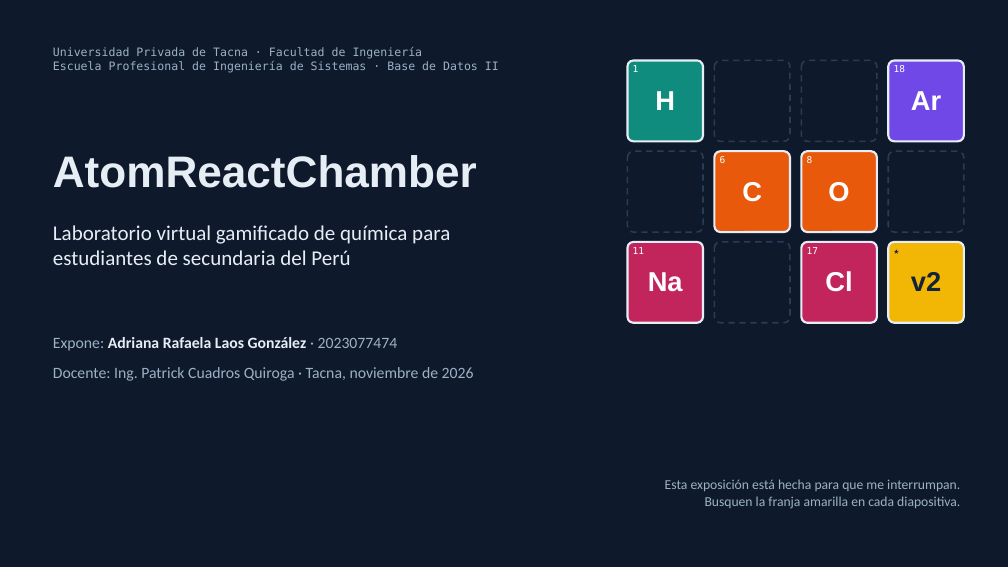
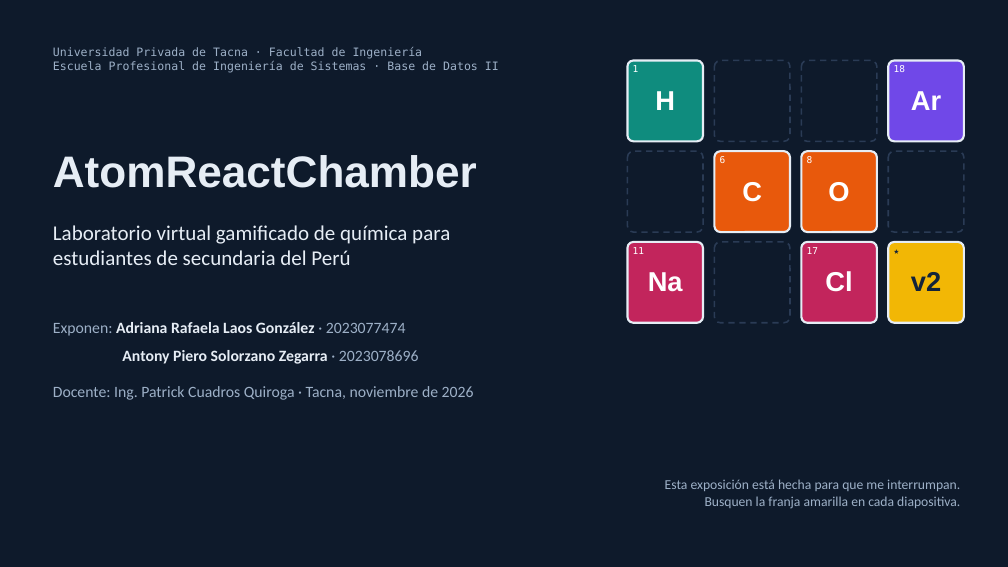
Before and after one commit to Laos19/Demov0.1AtomReactChamber, a slide deck: slide 1 of docs/presentacion/AtomReactChamber-presentacion.pptx. Drawn at 1008x567 pixels with LibreOffice and Linux fonts; fonts in the diff are those of the drawing. Boxes give left, top, right and bottom in pixels: in the first picture for what was removed or moved away, otherwise in the second. Text is boxed around its words. In the diff, an @@ line names an element or a change of style, - is before the commit and + after.

```diff
--- a/docs/presentacion/AtomReactChamber-presentacion.pptx
+++ b/docs/presentacion/AtomReactChamber-presentacion.pptx
@@ text at <box>53,322,406,336</box>: text changed @@
-Expone: Adriana Rafaela Laos González · 2023077474
+Exponen: Adriana Rafaela Laos González · 2023077474
@@ text added at <box>122,350,419,364</box>, 15 pt, text #E6EDF5, bold @@
+Antony Piero Solorzano Zegarra · 2023078696
@@ text "Docente: Ing. Patrick Cuadros Quiroga ...": place and size @@
-text "Docente: Ing. Patrick Cuadros Quiroga ..." at <box>53,367,474,381</box>
+text "Docente: Ing. Patrick Cuadros Quiroga ..." at <box>53,386,474,400</box>
```
Also in this commit, not shown: 1 other slide changed, 47 other files.
